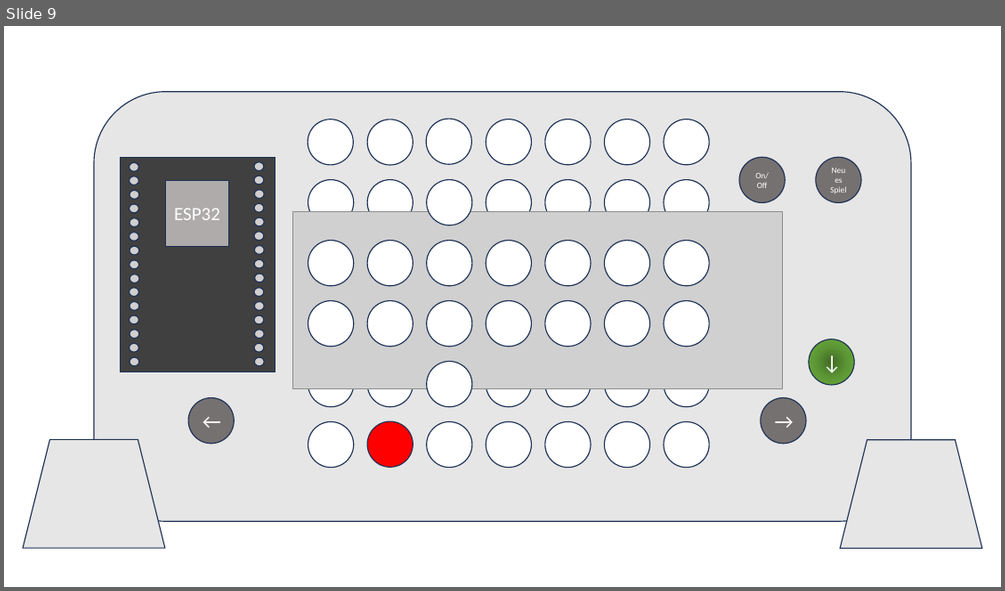
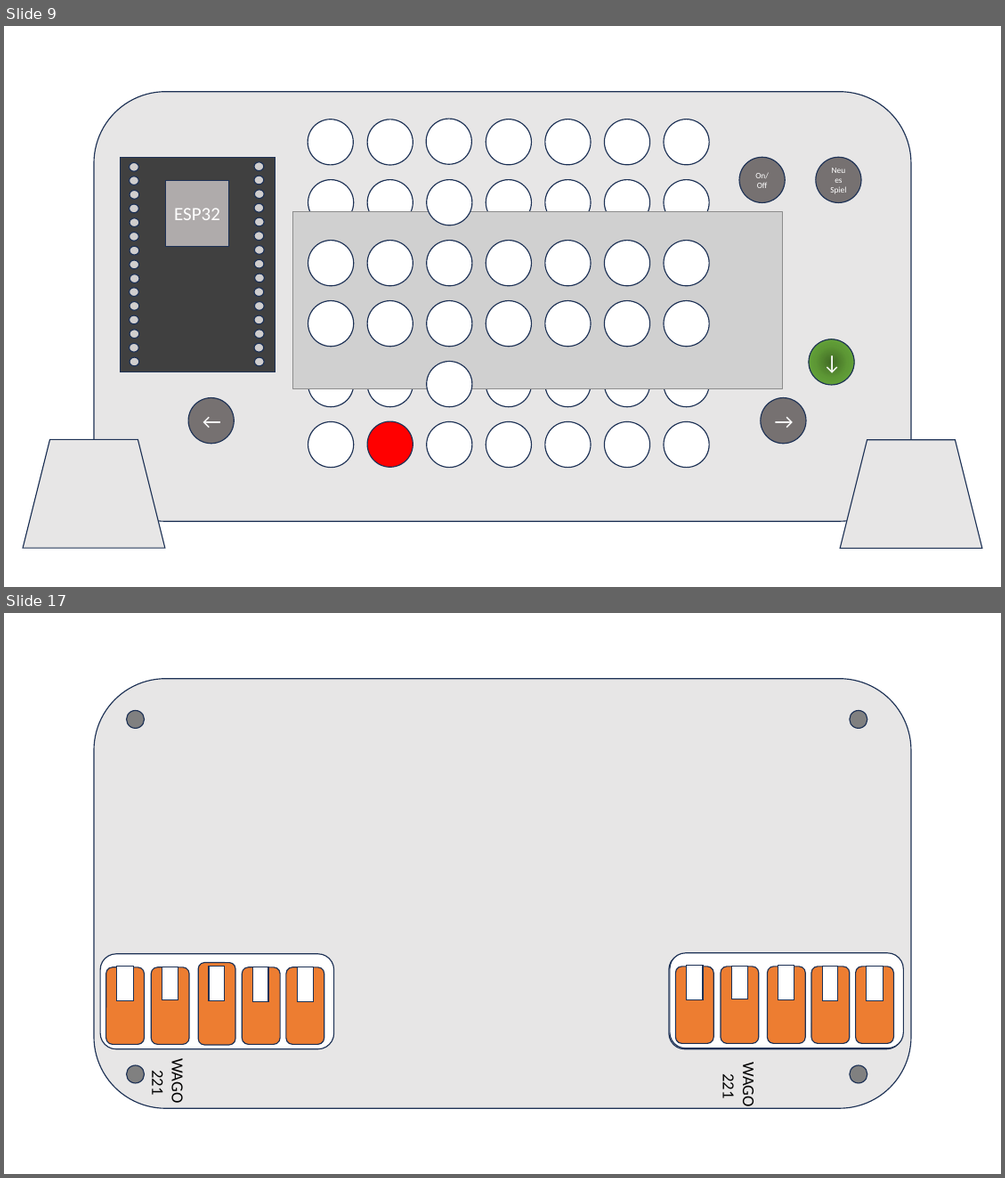
Before and after one commit to wago-enterprise-education/praktikum-vier-gewinnt, a slide deck: doc/Prototyp Vier Gewinnt.pptx. Shown one above the other, each under a label of ours: slide 9 before the commit, slides 9 and 17 after it; the slides between them are not shown. The pictures are 1005x591 and 1005x1178 pixels, drawn with LibreOffice and Linux fonts; fonts in the diff are those of the drawing; grey boxes stand for pictures. Boxes give left, top, right and bottom in pixels: in the first picture for what was removed or moved away, otherwise in the second. Text is boxed around its words. In the diff, an @@ line names an element or a change of style, - is before the commit and + after.

```diff
--- a/doc/Prototyp Vier Gewinnt.pptx
+++ b/doc/Prototyp Vier Gewinnt.pptx
@@ slide 17 added at [4,613,1001,1174], background #FFFFFF @@
@@ rounded rectangle added at [94,679,911,1108], fill #E7E6E6, outline #1E3256 1 pt @@
@@ ellipse added at [127,710,145,728], fill #808080, outline #1E3256 1 pt @@
@@ ellipse added at [850,710,867,728], fill #808080, outline #1E3256 1 pt @@
@@ rounded rectangle added at [100,954,334,1049], fill #FFFFFF, outline #1E3256 1 pt @@
@@ rounded rectangle added at [669,954,902,1049], fill #FFFFFF, outline #1E3256 1 pt @@
@@ rounded rectangle added at [670,953,903,1048], fill #FFFFFF, outline #1E3256 1 pt @@
@@ rounded rectangle added at [106,967,145,1045], fill #ED7D31, outline #1E3256 1 pt @@
@@ rectangle added at [117,966,133,1000], fill #FFFFFF, outline #1E3256 1 pt @@
@@ rounded rectangle added at [152,967,189,1045], fill #ED7D31, outline #1E3256 1 pt @@
@@ rectangle added at [162,966,178,999], fill #FFFFFF, outline #1E3256 1 pt @@
@@ rounded rectangle added at [198,962,235,1045], fill #ED7D31, outline #1E3256 1 pt @@
@@ rectangle added at [209,966,225,1000], fill #FFFFFF, outline #1E3256 1 pt @@
@@ rounded rectangle added at [242,967,280,1045], fill #ED7D31, outline #1E3256 1 pt @@
@@ rectangle added at [253,966,268,1001], fill #FFFFFF, outline #1E3256 1 pt @@
@@ rounded rectangle added at [286,967,324,1045], fill #ED7D31, outline #1E3256 1 pt @@
@@ rectangle added at [297,966,314,1001], fill #FFFFFF, outline #1E3256 1 pt @@
@@ rounded rectangle added at [676,966,713,1044], fill #ED7D31, outline #1E3256 1 pt @@
@@ rectangle added at [687,965,704,999], fill #FFFFFF, outline #1E3256 1 pt @@
@@ rounded rectangle added at [720,966,759,1044], fill #ED7D31, outline #1E3256 1 pt @@
@@ rectangle added at [732,966,748,999], fill #FFFFFF, outline #1E3256 1 pt @@
@@ rounded rectangle added at [768,966,806,1044], fill #ED7D31, outline #1E3256 1 pt @@
@@ rectangle added at [778,965,793,999], fill #FFFFFF, outline #1E3256 1 pt @@
@@ rounded rectangle added at [811,966,850,1044], fill #ED7D31, outline #1E3256 1 pt @@
@@ rectangle added at [822,966,838,1000], fill #FFFFFF, outline #1E3256 1 pt @@
@@ rounded rectangle added at [856,966,894,1044], fill #ED7D31, outline #1E3256 1 pt @@
@@ rectangle added at [866,966,882,1000], fill #FFFFFF, outline #1E3256 1 pt @@
@@ ellipse added at [127,1065,145,1083], fill #808080, outline #1E3256 1 pt @@
@@ text added at [147,1062,188,1102], 16 pt, text #000000 @@
+WAGO 221
@@ text added at [719,1066,759,1105], 16 pt, text #000000 @@
+WAGO 221
@@ ellipse added at [850,1065,867,1083], fill #808080, outline #1E3256 1 pt @@
```
Also in this commit, not shown: 1 slide changed, 6 other slides added.
